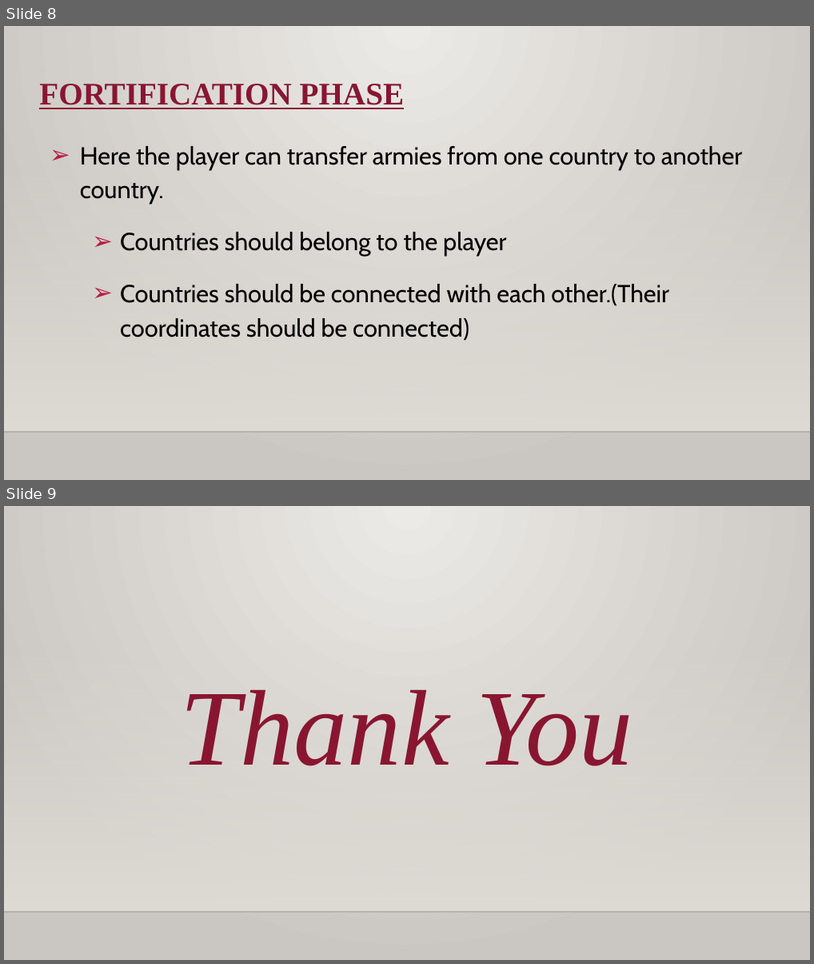
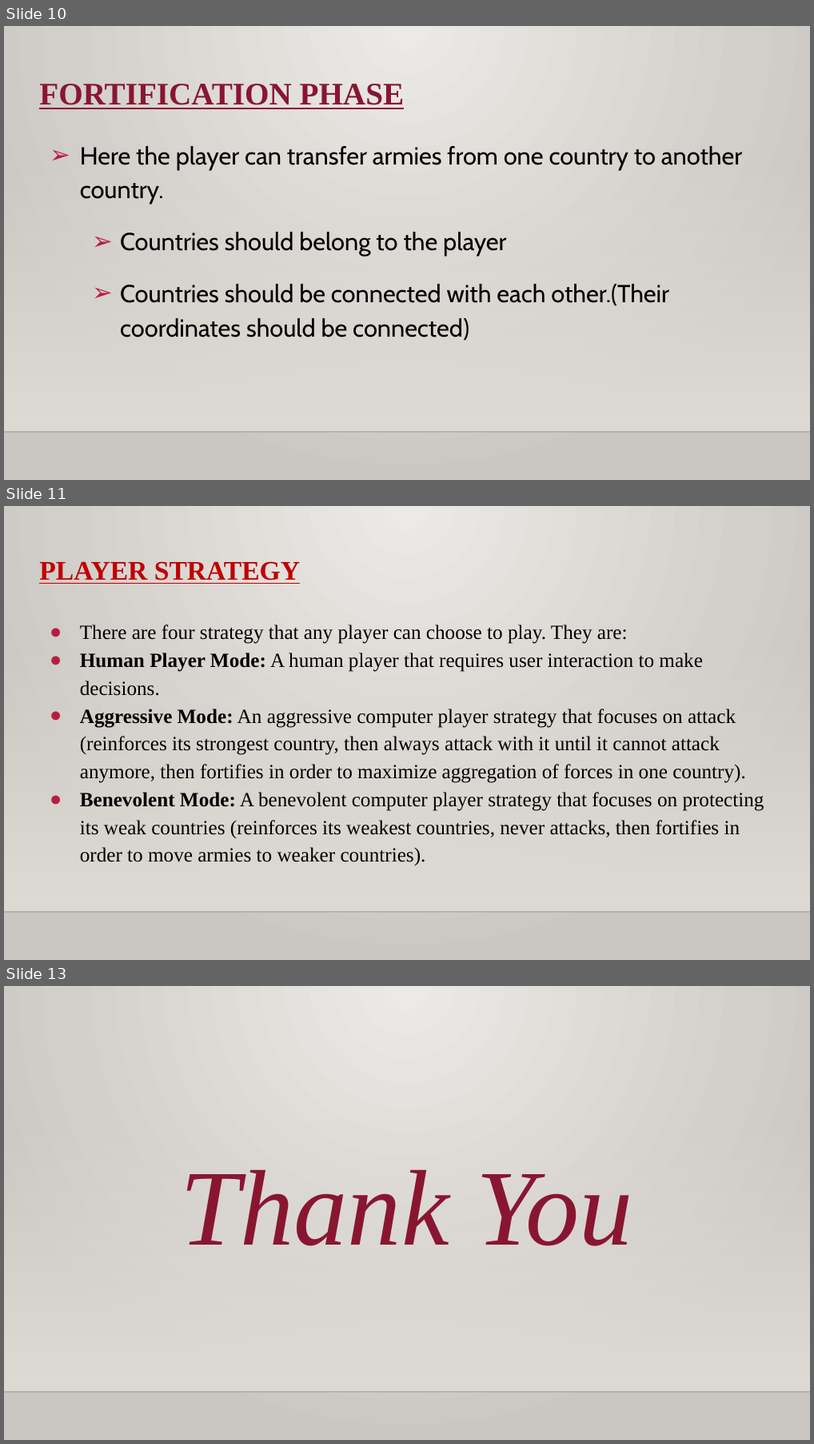
Before and after one commit to riskgame-6441/SOEN-6441, a slide deck: Risk PPT.pptx. Shown one above the other, each under a label of ours: slides 8 and 9 before the commit, slides 10, 11 and 13 after it; the slides between them are not shown. The pictures are 814x964 and 814x1444 pixels, drawn with LibreOffice and Linux fonts; fonts in the diff are those of the drawing; background and template pictures are left out. Boxes give left, top, right and bottom in pixels: in the first picture for what was removed or moved away, otherwise in the second. Text is boxed around its words. In the diff, an @@ line names an element or a change of style, - is before the commit and + after.

```diff
--- a/Risk PPT.pptx
+++ b/Risk PPT.pptx
@@ slide 11 added at box(4, 506, 810, 960), background gradient #ECEAE7 to #CAC7C1; not listed: 2 template elements that a slide beside it also shows @@
@@ title added at box(39, 561, 300, 584), 24 pt, text #C00000, bold, underline @@
+PLAYER STRATEGY
@@ text added at box(80, 624, 765, 865), 18 pt, text #000000 @@
+● There are four strategy that any player can choose to play. They are:
+● Human Player Mode: A human player that requires user interaction to make decisions.
+● Aggressive Mode: An aggressive computer player strategy that focuses on attack (reinforces its strongest country, then always attack with it until it cannot attack anymore, then fortifies in order to maximize aggregation of forces in one country).
+● Benevolent Mode: A benevolent computer player strategy that focuses on protecting its weak countries (reinforces its weakest countries, never attacks, then fortifies in order to move armies to weaker countries).
@@ what was slide 8 is now slide 10 @@
@@ what was slide 9 is now slide 13 @@
```
Also in this commit, not shown: 6 slides changed, 3 other slides added, 4 other files.
